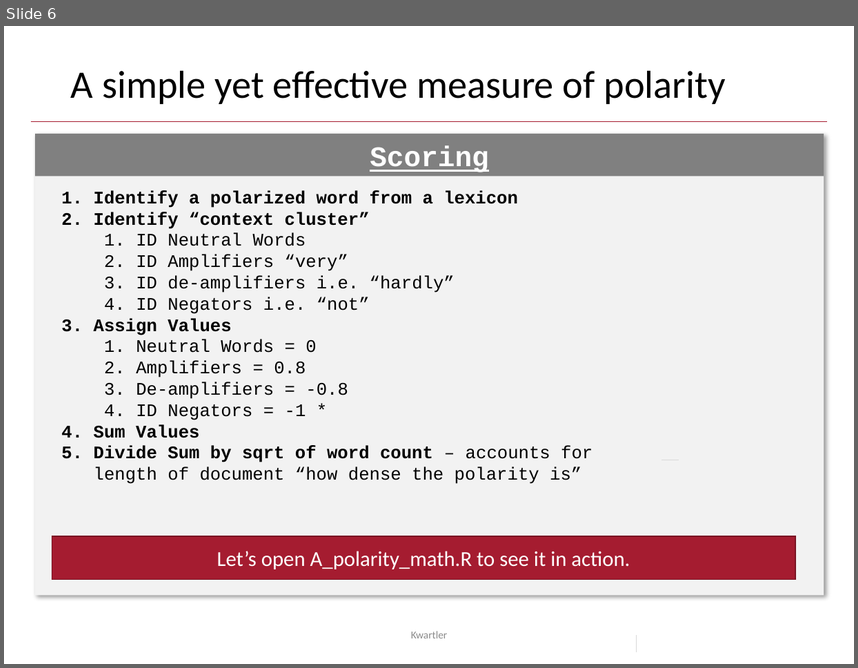
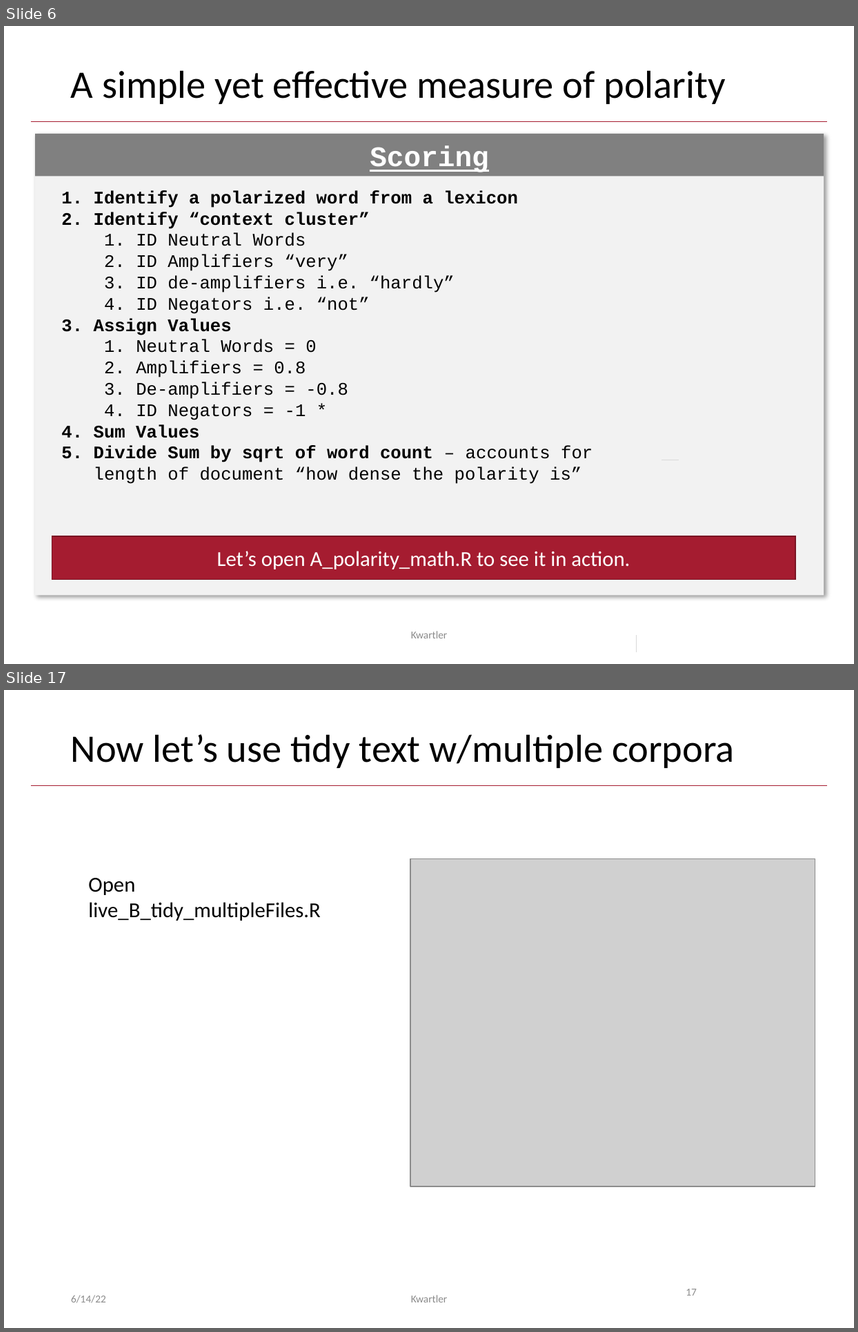
Before and after one commit to kwartler/GSERM_Text_Remote_student, a slide deck: student_lessons/C_Sentiment_Unsupervised/Day3_liveA_SentimentReview.pptx. Shown one above the other, each under a label of ours: slide 6 before the commit, slides 6 and 17 after it; the slides between them are not shown. The pictures are 858x668 and 858x1332 pixels, drawn with LibreOffice and Linux fonts; fonts in the diff are those of the drawing; grey boxes stand for pictures; background and template pictures are left out. Boxes give left, top, right and bottom in pixels: in the first picture for what was removed or moved away, otherwise in the second. Text is boxed around its words. In the diff, an @@ line names an element or a change of style, - is before the commit and + after.

```diff
--- a/student_lessons/C_Sentiment_Unsupervised/Day3_liveA_SentimentReview.pptx
+++ b/student_lessons/C_Sentiment_Unsupervised/Day3_liveA_SentimentReview.pptx
@@ slide 17 added at (x1=4, y1=690, x2=854, y2=1328), background #FFFFFF; not listed: 1 template element that a slide beside it also shows @@
@@ title added at (x1=71, y1=734, x2=735, y2=768), 33 pt, text #000000 @@
+Now let’s use tidy text w/multiple corpora
@@ picture added at (x1=410, y1=858, x2=815, y2=1185) @@
@@ text added at (x1=88, y1=878, x2=320, y2=920), 18 pt, text #000000 @@
+Open
+live_B_tidy_multipleFiles.R
@@ page number added at (x1=686, y1=1288, x2=697, y2=1295), 9 pt, text #8C8C8C @@
+17
@@ text added at (x1=71, y1=1294, x2=106, y2=1303), 9 pt, text #8C8C8C @@
+6/14/22
@@ text added at (x1=411, y1=1294, x2=448, y2=1302), 9 pt, text #8C8C8C @@
+Kwartler
```
Also in this commit, not shown: 14 slides changed, 1 other slide added, 10 other files.
